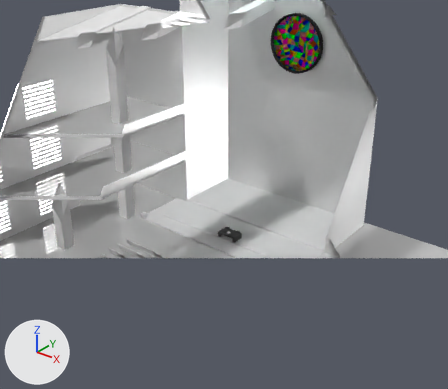
The Blender file 00_filestructure/04_Shots/lkkncr-shot-05.blend as it was, and as the next commit left it.
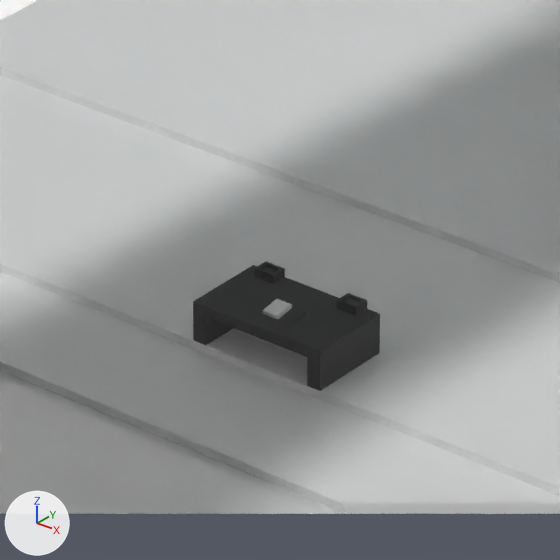
There are two pictures of each version: one from a 50 mm camera at (56.6, -59.6, 52.9) aimed at (-2.6, 14.5, 7.0), one close up on the part from 43% to 59% of the width and 50% to 68% of the height. The lights are fixed; the arrows at lower left show +X, +Y and +Z. Everything nearer to the camera than a plane just in front of the edit is cut away.

The first close-up shows 'kn-kirche', 'lk-altar'.
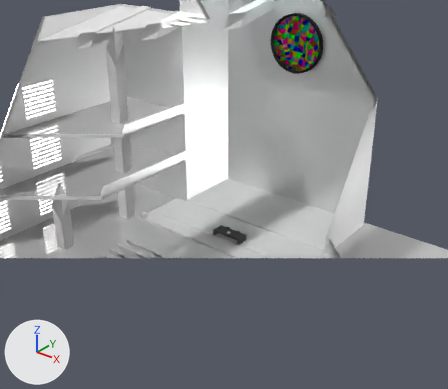
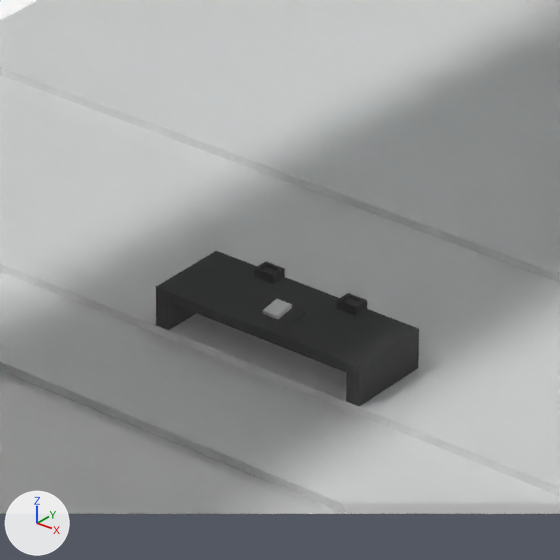
Commit message: Altar angepasst.

Pixel boxes [x1, y1, x2, y2] of what changed, in the close-ups (560 x 560 px; the box of a moved part takes in the faces that stretch with it):
'lk-altar', reshaped (40% wider, 20% taller)
    before: [193, 262, 380, 391]
    after: [156, 251, 419, 406]
part 1 of me_plane_007, moved or reshaped
    before: [193, 301, 206, 345]
    after: [156, 287, 204, 330]
part 2 of me_plane_007, moved or reshaped
    before: [194, 265, 257, 345]
    after: [156, 251, 257, 330]
part 3 of me_plane_007, moved or reshaped
    before: [206, 307, 321, 391]
    after: [168, 297, 360, 406]
part 4 of me_plane_007, moved or reshaped
    before: [308, 309, 380, 391]
    after: [308, 309, 419, 406]

The edits, one by one:
me_plane_007 is used by ob_lk_altar_001; location (0.0, 0.0, 1.2); scale (2.5, 1.5, 1.0).
me_plane_007 had 450 vertices, 407 faces and spanned x -1.0..1.0, y -1.0..1.0, z -1.2..0.5.
me_plane_007 now has 450 vertices, 407 faces and spans x -1.6..1.6, y -1.0..1.0, z -1.2..0.5.
me_plane_007 part 1: 6 of the vertices in x -1.0..-0.8, y -1.0, z -1.2..0.2 are moved by (-0.6, 0.0, 0.0).
me_plane_007 part 2: 6 of the vertices in x -1.0..-0.8, y 1.0, z -1.2..0.2 are moved by (-0.6, 0.0, 0.0).
me_plane_007 part 3: 6 of the vertices in x 0.8..1.0, y -1.0, z -1.2..0.2 are moved by (0.6, 0.0, 0.0).
me_plane_007 part 4: 6 of the vertices in x 0.8..1.0, y 1.0, z -1.2..0.2 are moved by (0.6, 0.0, 0.0).
